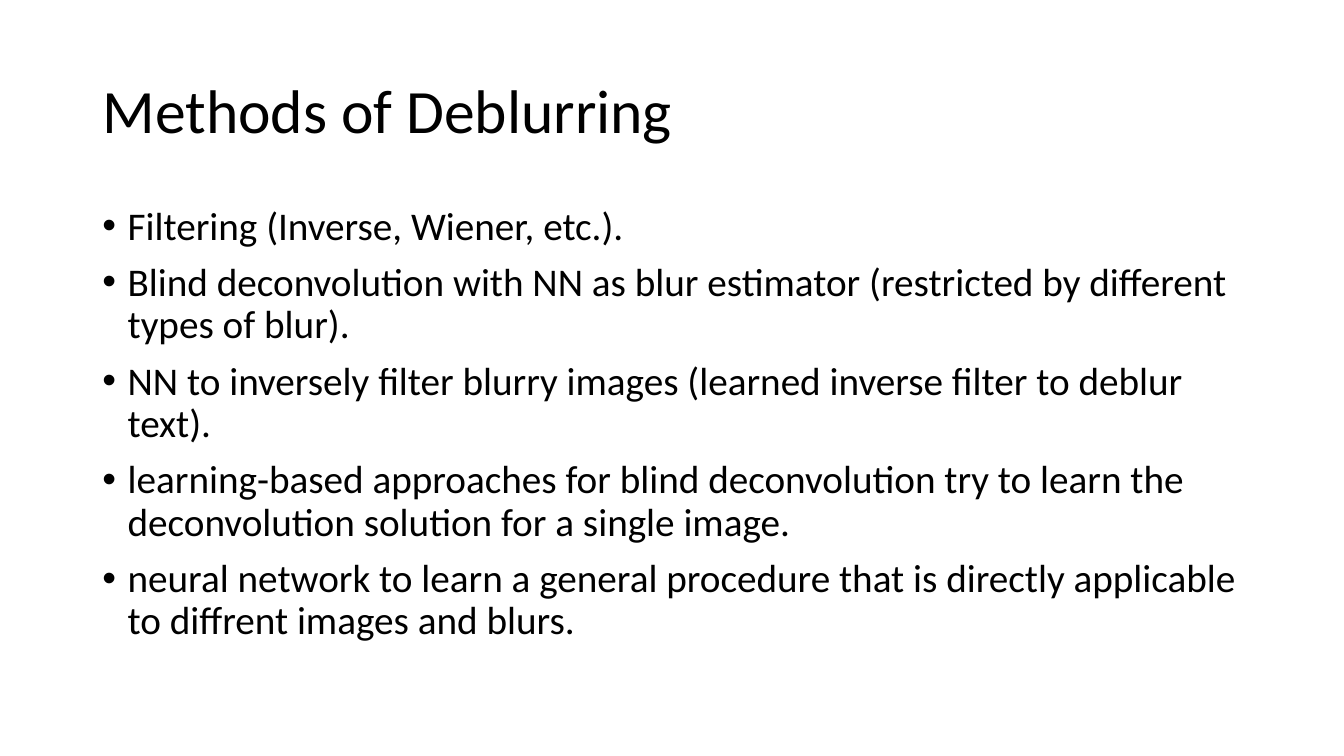
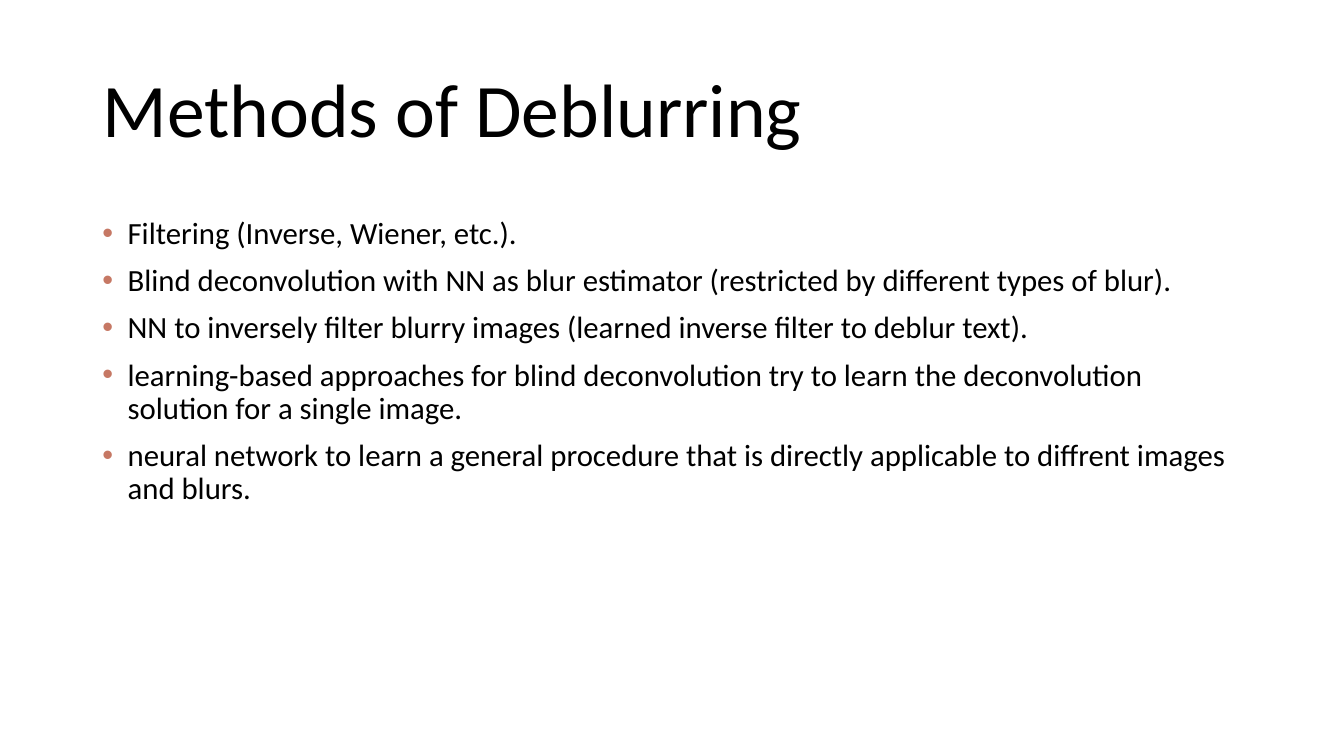
Before and after one commit to Tomlevron/Digital-image-processing, a slide deck: slide 4 of Slideshow/Scale-recurrent network for deblurring.pptx. Drawn at 1344x756 pixels with LibreOffice and Linux fonts; fonts in the diff are those of the drawing. Boxes give left, top, right and bottom in pixels: in the first picture for what was removed or moved away, otherwise in the second. Text is boxed around its words. In the diff, an @@ line names an element or a change of style, - is before the commit and + after.

```diff
--- a/Slideshow/Scale-recurrent network for deblurring.pptx
+++ b/Slideshow/Scale-recurrent network for deblurring.pptx
@@ title "Methods of Deblurring" at box(102, 84, 801, 150): size 44 to 54 pt @@
@@ text "Filtering (Inverse, Wiener, etc.).": place and size @@
-text "Filtering (Inverse, Wiener, etc.)." at box(128, 211, 1236, 641)
+text "Filtering (Inverse, Wiener, etc.)." at box(128, 221, 1225, 500)
@@ text "Filtering (Inverse, Wiener, etc.)." at box(128, 221, 1225, 500): size 28 to 22 pt @@
```
Also in this commit, not shown: 3 other slides changed, 1 slide added, 20 other files.
